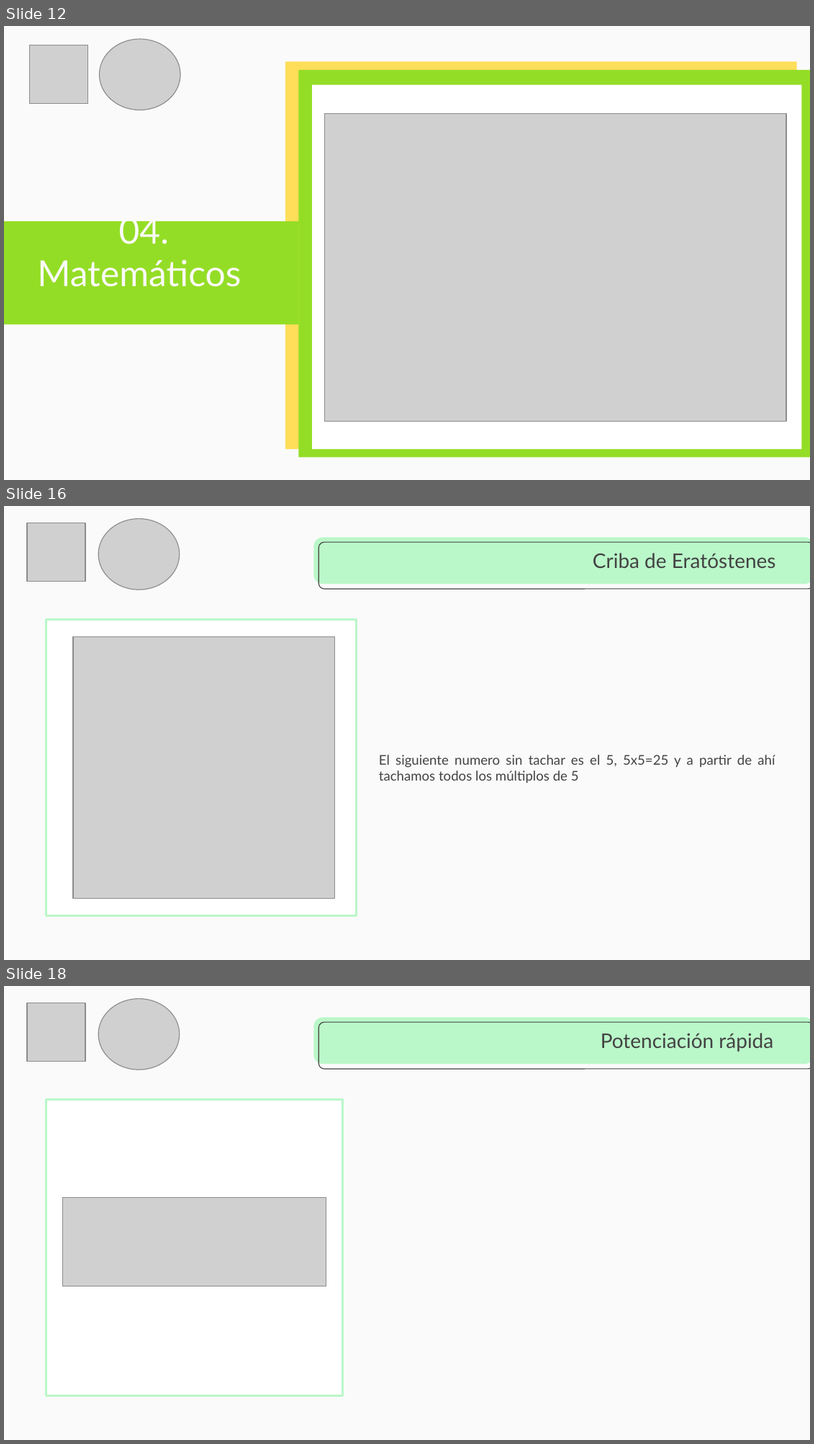
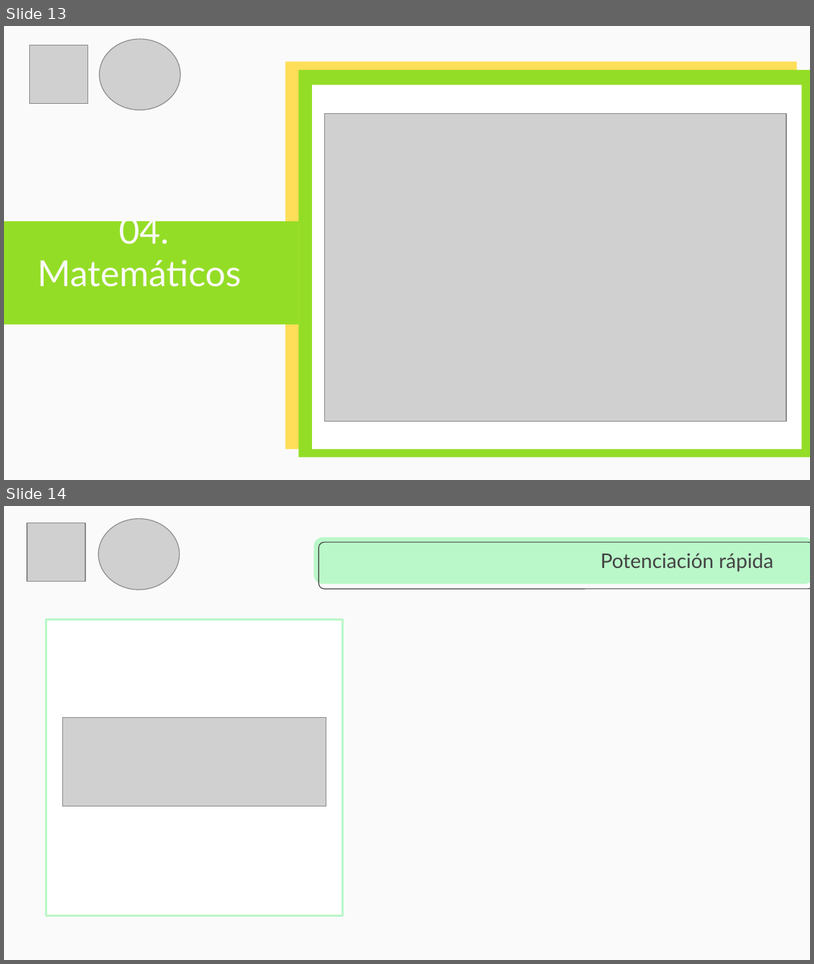
Before and after one commit to cangothic/CursoDePrgramacionCompetitiva, a slide deck: clase 4/Capacitación Maratones.pptx. Shown one above the other, each under a label of ours: slides 12, 16 and 18 before the commit, slides 13 and 14 after it; the slides between them are not shown. The pictures are 814x1444 and 814x964 pixels, drawn with LibreOffice and Linux fonts; fonts in the diff are those of the drawing; grey boxes stand for pictures. Boxes give left, top, right and bottom in pixels: in the first picture for what was removed or moved away, otherwise in the second. Text is boxed around its words. In the diff, an @@ line names an element or a change of style, - is before the commit and + after.

```diff
--- a/clase 4/Capacitación Maratones.pptx
+++ b/clase 4/Capacitación Maratones.pptx
@@ slide 16 removed at (4, 506, 810, 960), background #FAFAFA; not listed: 2 template elements that a slide beside it also shows @@
@@ picture removed at (27, 523, 85, 581) @@
@@ picture removed at (98, 519, 179, 590) @@
@@ title removed at (593, 553, 777, 568) @@
-Criba de Eratóstenes
@@ rectangle removed at (46, 620, 356, 916) @@
@@ picture removed at (73, 636, 334, 898) @@
@@ subtitle removed at (379, 754, 775, 782) @@
-El siguiente numero sin tachar es el 5, 5x5=25 y a partir de ahí tachamos todos los múltiplos de 5
@@ what was slide 12 is now slide 13 @@
@@ what was slide 18 is now slide 14 @@
```
Also in this commit, not shown: 7 slides added, 5 other slides removed, 41 other files.
